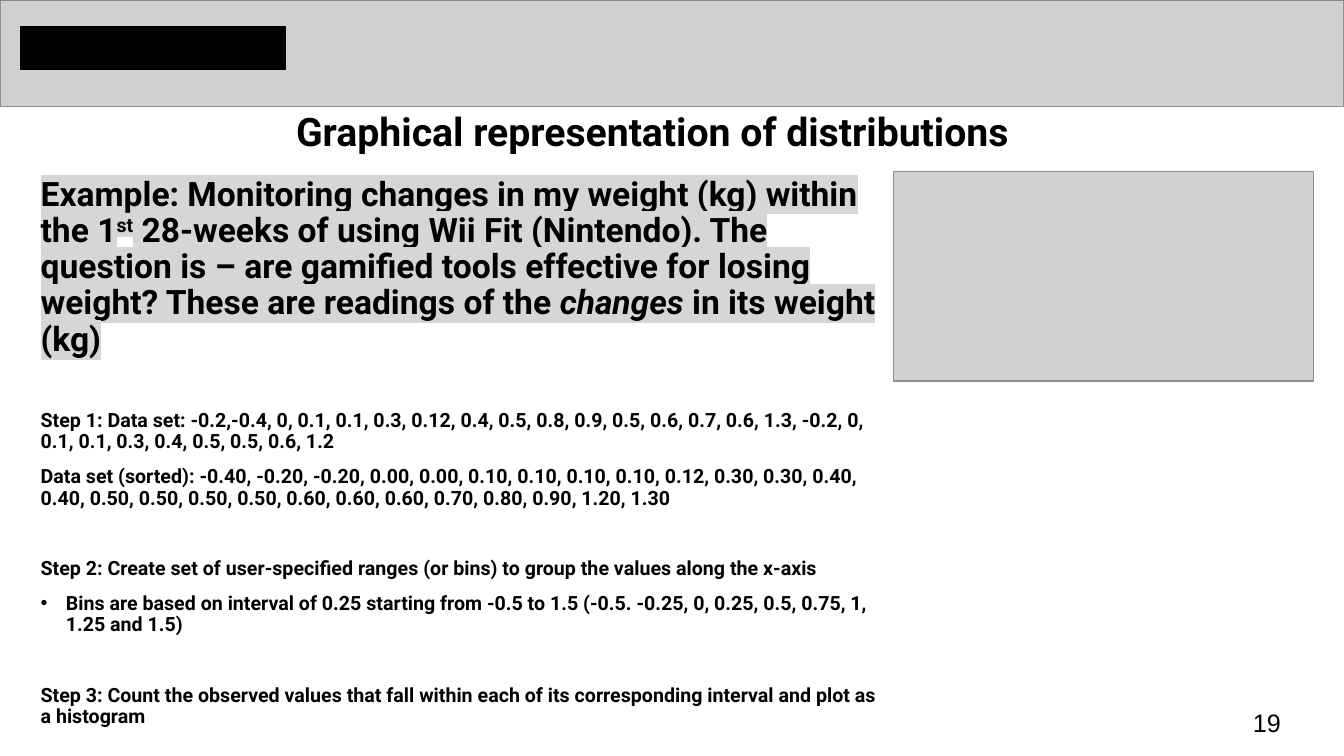
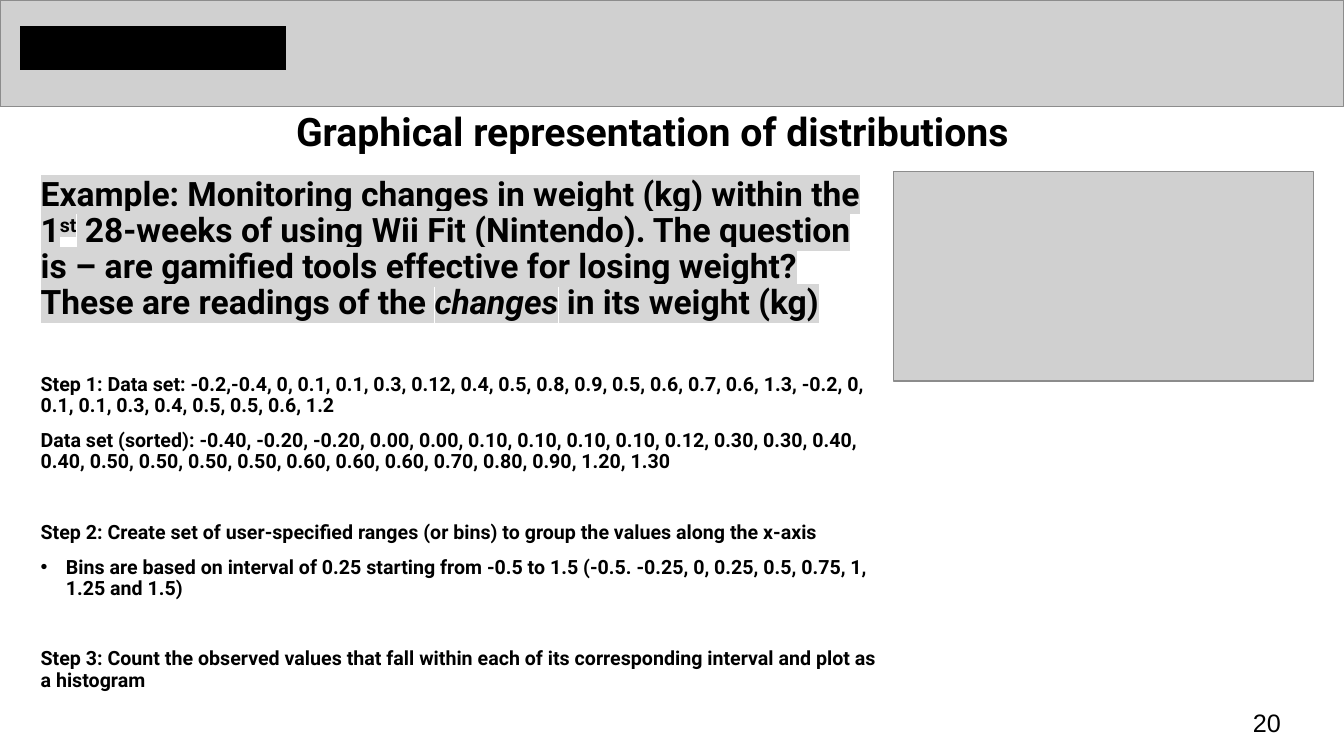
Before and after one commit to ucl-pols8-2526/POLS0008, a slide deck: slide 20 of Lecture_notes_ppts/POLS0008-2025-26 Week 3 Examining Data II.pptx (slide 19 before the commit). Drawn at 1344x756 pixels with LibreOffice and Linux fonts; fonts in the diff are those of the drawing; grey boxes stand for pictures. Boxes give left, top, right and bottom in pixels: in the first picture for what was removed or moved away, otherwise in the second. Text is boxed around its words. In the diff, an @@ line names an element or a change of style, - is before the commit and + after.

```diff
--- a/Lecture_notes_ppts/POLS0008-2025-26 Week 3 Examining Data II.pptx
+++ b/Lecture_notes_ppts/POLS0008-2025-26 Week 3 Examining Data II.pptx
@@ text at (41, 179, 859, 323): text changed @@
-Example: Monitoring changes in my weight (kg) within the 1st 28-weeks of using Wii Fit (Nintendo). The question is – are gamified tools effective for losing weight? These are readings of the changes in its weight (kg)
+Example: Monitoring changes in weight (kg) within the 1st 28-weeks of using Wii Fit (Nintendo). The question is – are gamified tools effective for losing weight? These are readings of the changes in its weight (kg)
@@ page number at (1253, 714, 1281, 733): text changed @@
-19
+20
```
Also in this commit, not shown: 6 other slides changed, 2 slides added, 1 slide removed, 1 other file.
